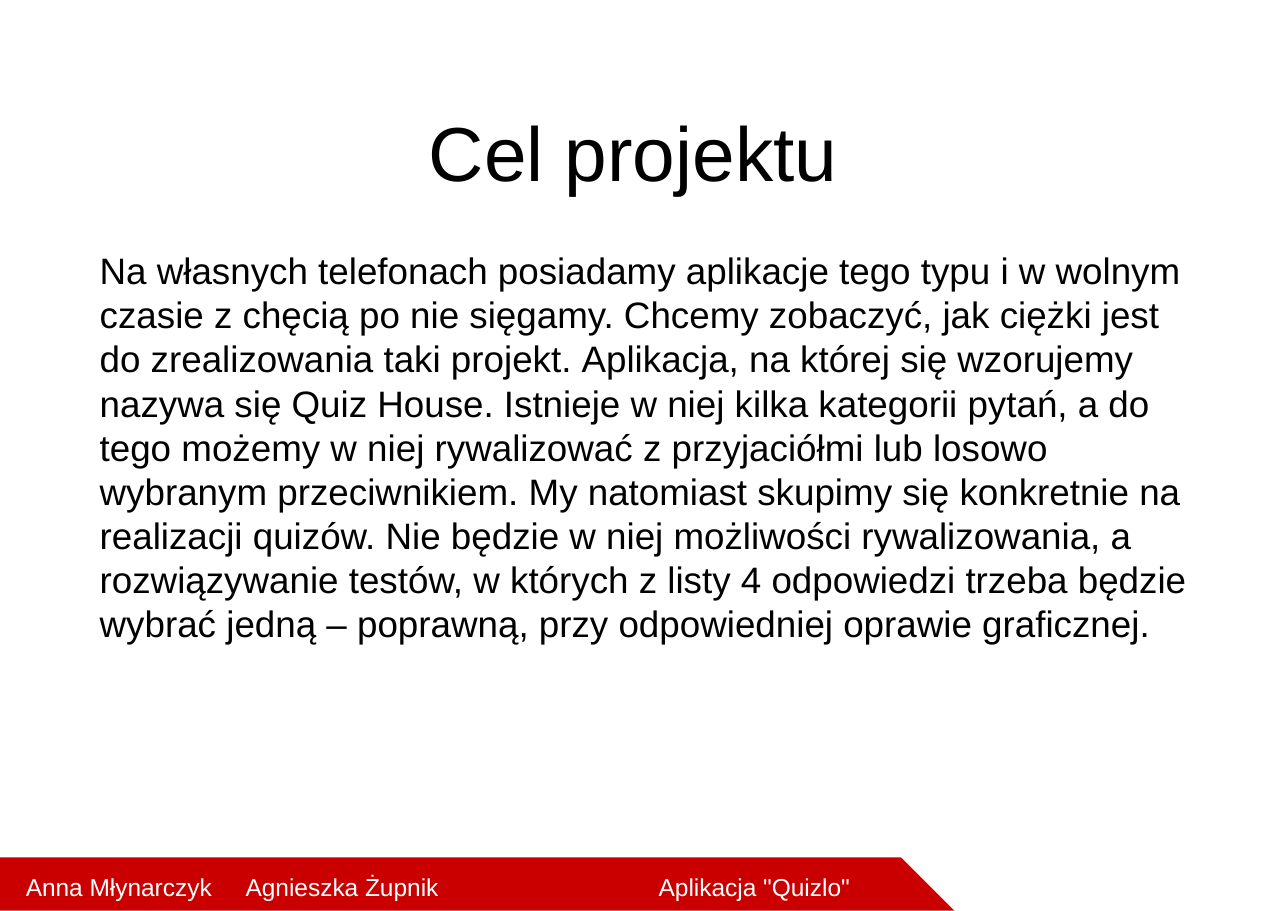
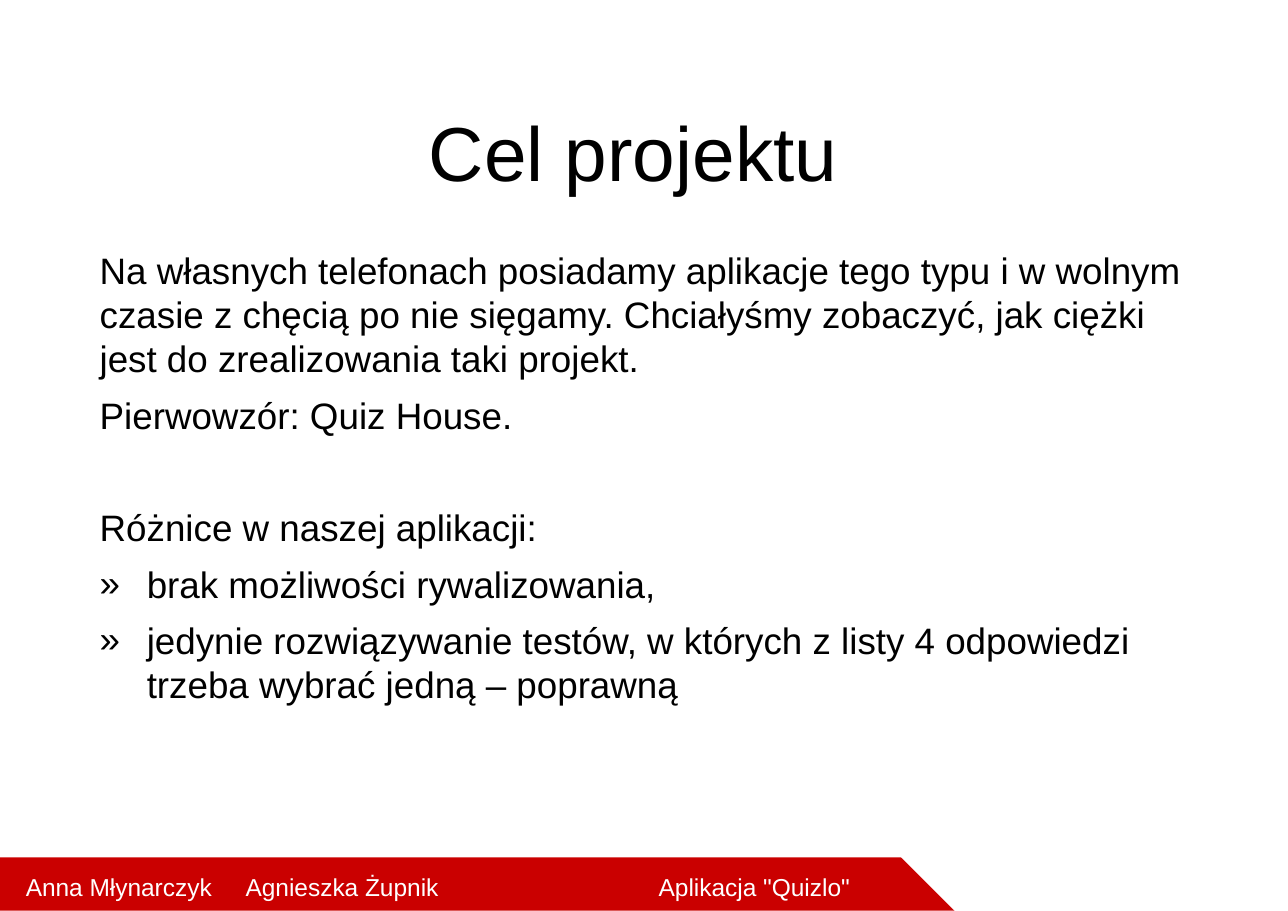
Before and after one commit to agnieszkowe/ProjektQuizlo, a slide deck: slide 4 of Quizlo.pptx. Drawn at 1288x911 pixels with LibreOffice and Linux fonts; fonts in the diff are those of the drawing; background and template pictures are left out. Boxes give left, top, right and bottom in pixels: in the first picture for what was removed or moved away, otherwise in the second. Text is boxed around its words. In the diff, an @@ line names an element or a change of style, - is before the commit and + after.

```diff
--- a/Quizlo.pptx
+++ b/Quizlo.pptx
@@ text at bbox=[100, 257, 1181, 705]: text changed @@
-Na własnych telefonach posiadamy aplikacje tego typu i w wolnym czasie z chęcią po nie sięgamy. Chcemy zobaczyć, jak ciężki jest do zrealizowania taki projekt. Aplikacja, na której się wzorujemy nazywa się Quiz House. Istnieje w niej kilka kategorii pytań, a do tego możemy w niej rywalizować z przyjaciółmi lub losowo wybranym przeciwnikiem. My natomiast skupimy się konkretnie na realizacji quizów. Nie będzie w niej możliwości rywalizowania, a rozwiązywanie testów, w których z listy 4 odpowiedzi trzeba będzie wybrać jedną – poprawną, przy odpowiedniej oprawie graficznej.
+Na własnych telefonach posiadamy aplikacje tego typu i w wolnym czasie z chęcią po nie sięgamy. Chciałyśmy zobaczyć, jak ciężki jest do zrealizowania taki projekt.
+Pierwowzór: Quiz House.
+Różnice w naszej aplikacji:
+» brak możliwości rywalizowania,
+» jedynie rozwiązywanie testów, w których z listy 4 odpowiedzi trzeba wybrać jedną – poprawną
```
Also in this commit, not shown: 4 other slides changed, 8 slides added.
